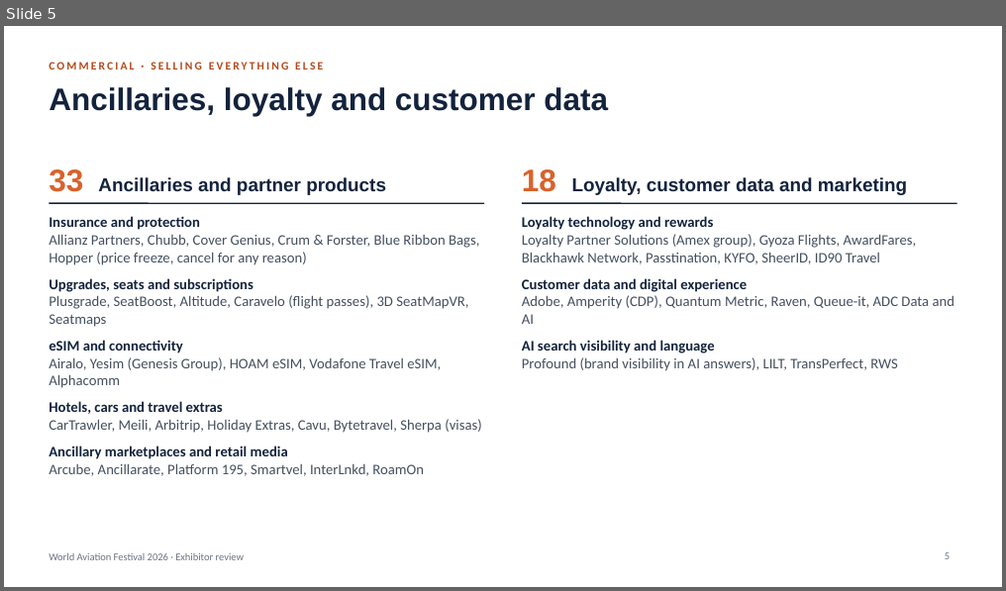
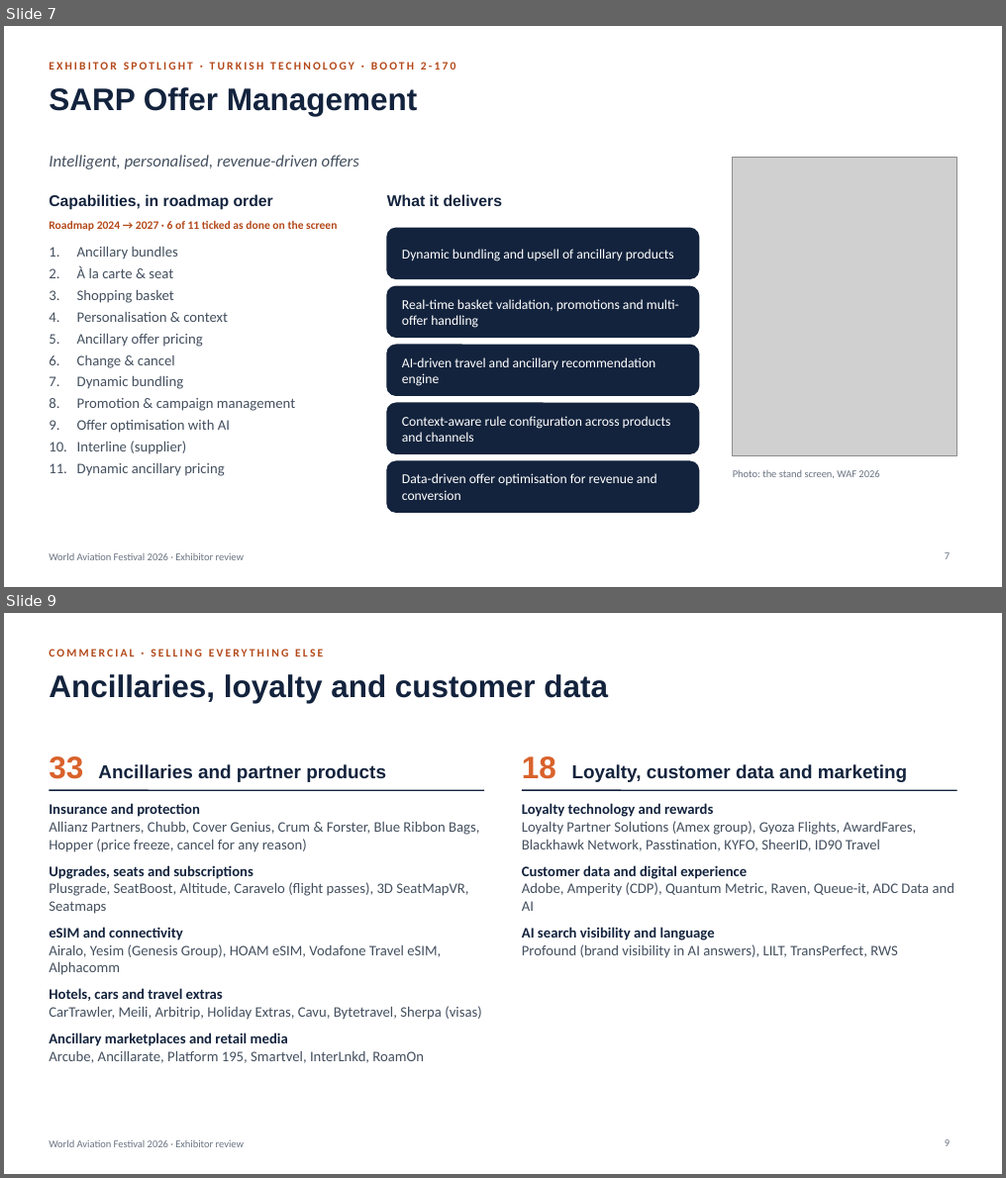
Before and after one commit to aircodex-git/AIRCDX, a slide deck: waf/WAF_2026_Exhibitors.pptx. Shown one above the other, each under a label of ours: slide 5 before the commit, slides 7 and 9 after it; the slides between them are not shown. The pictures are 1006x591 and 1006x1178 pixels, drawn with LibreOffice and Linux fonts; fonts in the diff are those of the drawing; grey boxes stand for pictures. Boxes give left, top, right and bottom in pixels: in the first picture for what was removed or moved away, otherwise in the second. Text is boxed around its words. In the diff, an @@ line names an element or a change of style, - is before the commit and + after.

```diff
--- a/waf/WAF_2026_Exhibitors.pptx
+++ b/waf/WAF_2026_Exhibitors.pptx
@@ slide 7 added at bbox=[4, 26, 1002, 587], background #FFFFFF; not listed: 1 template element that a slide beside it also shows @@
@@ text added at bbox=[49, 62, 455, 70], 11 pt, text #B4491A, bold @@
+EXHIBITOR SPOTLIGHT · TURKISH TECHNOLOGY · BOOTH 2-170
@@ title added at bbox=[49, 87, 417, 116], 30 pt, text #13233D, bold @@
+SARP Offer Management
@@ text added at bbox=[49, 155, 359, 170], 16 pt, text #44505F, italic @@
+Intelligent, personalised, revenue-driven offers
@@ picture added at bbox=[733, 157, 957, 457] @@
@@ text added at bbox=[49, 194, 273, 210], 15 pt, text #13233D, bold @@
+Capabilities, in roadmap order
@@ text added at bbox=[387, 194, 502, 206], 15 pt, text #13233D, bold @@
+What it delivers
@@ text added at bbox=[49, 221, 337, 231], 11 pt, text #B4491A, bold @@
+Roadmap 2024 → 2027 · 6 of 11 ticked as done on the screen
@@ rounded rectangle added at bbox=[387, 228, 699, 279], fill #13233D, outline #13233D 1 pt @@
@@ text added at bbox=[77, 246, 295, 476], 14 pt, text #44505F @@
+1. Ancillary bundles
+2. À la carte & seat
+3. Shopping basket
+4. Personalisation & context
+5. Ancillary offer pricing
+6. Change & cancel
+7. Dynamic bundling
+8. Promotion & campaign management
+9. Offer optimisation with AI
+10. Interline (supplier)
+11. Dynamic ancillary pricing
@@ text added at bbox=[402, 249, 674, 262], 13 pt, text #FFFFFF @@
+Dynamic bundling and upsell of ancillary products
@@ rounded rectangle added at bbox=[387, 286, 699, 338], fill #13233D, outline #13233D 1 pt @@
@@ text added at bbox=[402, 299, 679, 328], 13 pt, text #FFFFFF @@
+Real-time basket validation, promotions and multi-offer handling
@@ rounded rectangle added at bbox=[387, 345, 699, 396], fill #13233D, outline #13233D 1 pt @@
@@ text added at bbox=[402, 358, 655, 386], 13 pt, text #FFFFFF @@
+AI-driven travel and ancillary recommendation engine
@@ rounded rectangle added at bbox=[387, 403, 699, 455], fill #13233D, outline #13233D 1 pt @@
@@ text added at bbox=[402, 416, 671, 442], 13 pt, text #FFFFFF @@
+Context-aware rule configuration across products and channels
@@ rounded rectangle added at bbox=[387, 462, 699, 513], fill #13233D, outline #13233D 1 pt @@
@@ text added at bbox=[733, 471, 879, 478], 10 pt, text #6A7482 @@
+Photo: the stand screen, WAF 2026
@@ text added at bbox=[402, 473, 657, 500], 13 pt, text #FFFFFF @@
+Data-driven offer optimisation for revenue and conversion
@@ page number added at bbox=[944, 553, 949, 560], 10 pt, text #6A7482 @@
+7
@@ what was slide 5 is now slide 9 @@
```
Also in this commit, not shown: 1 slide changed, 3 other slides added.
